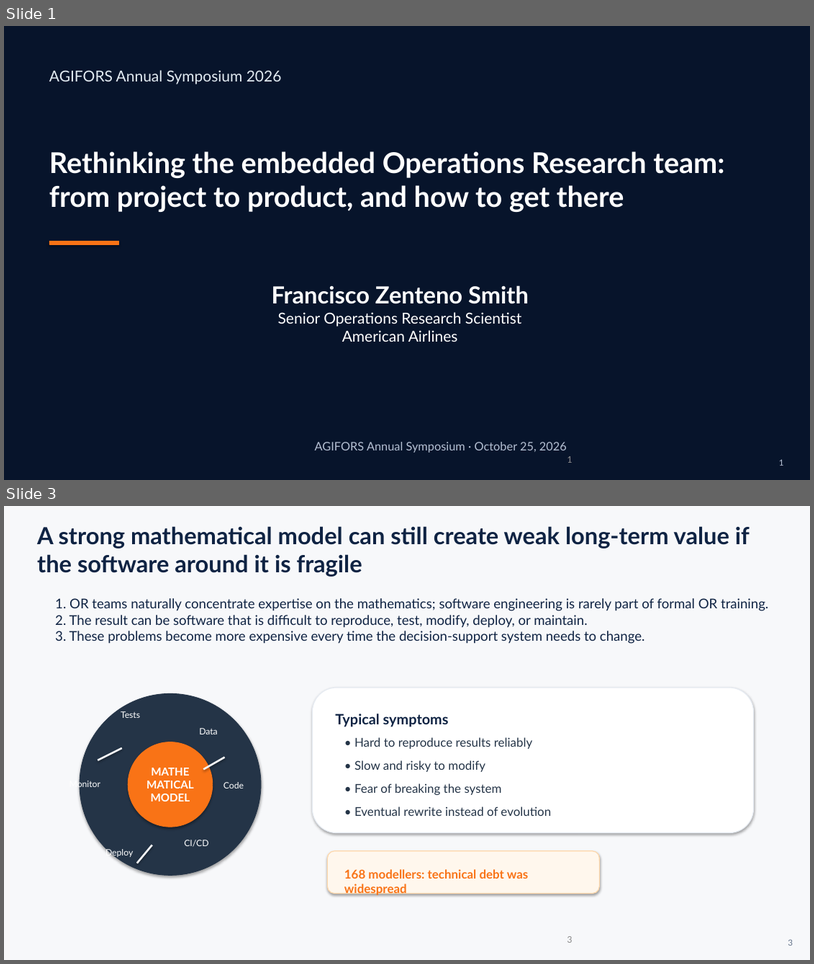
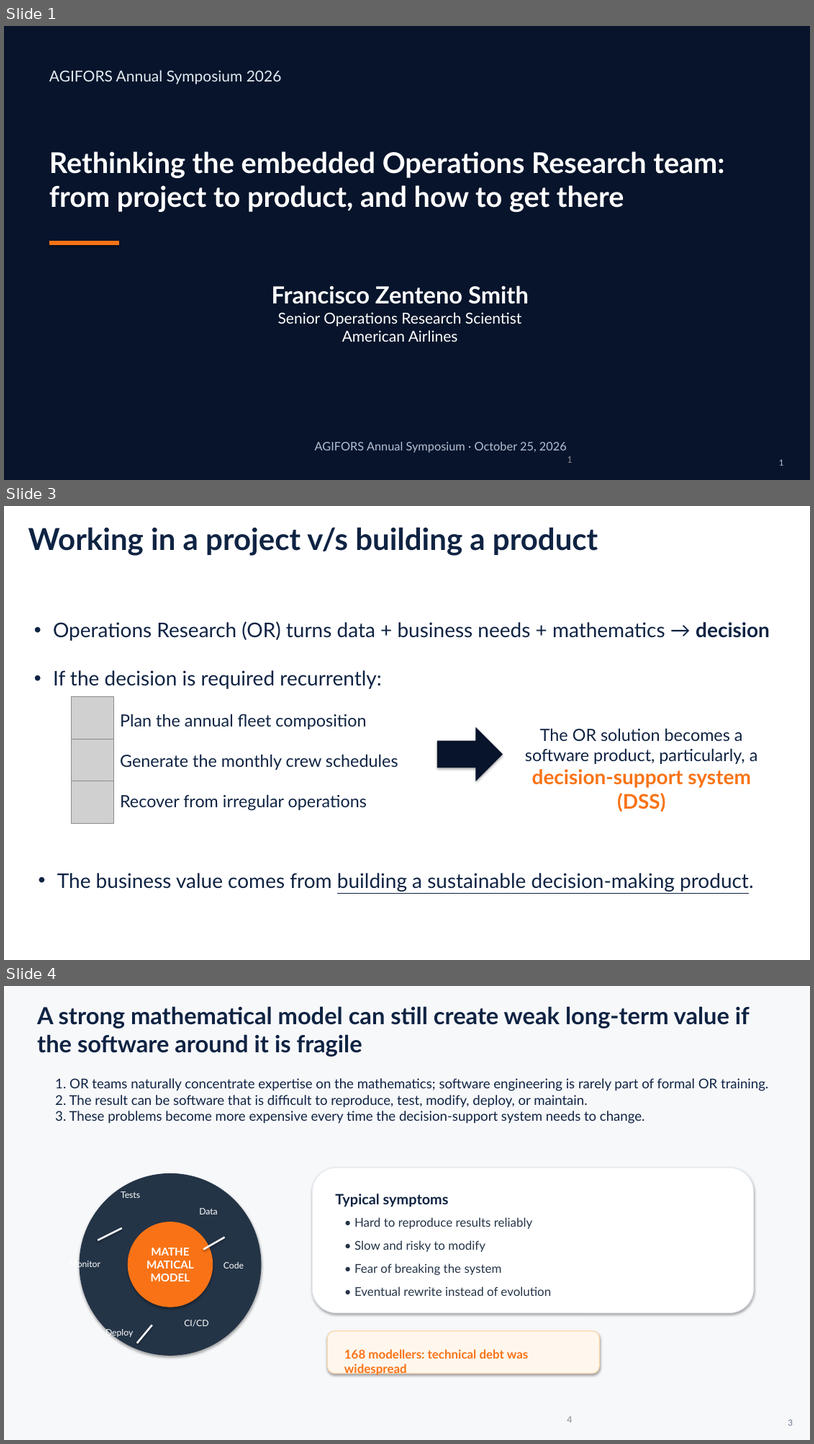
Before and after one commit to sefop/sefop-training-hub, a slide deck: workshops/2026-10-25-agifors-annual-symposium/agifors-sefop.pptx. Shown one above the other, each under a label of ours: slides 1 and 3 before the commit, slides 1, 3 and 4 after it; the slides between them are not shown. The pictures are 814x964 and 814x1444 pixels, drawn with LibreOffice and Linux fonts; fonts in the diff are those of the drawing; grey boxes stand for pictures. Boxes give left, top, right and bottom in pixels: in the first picture for what was removed or moved away, otherwise in the second. Text is boxed around its words. In the diff, an @@ line names an element or a change of style, - is before the commit and + after.

```diff
--- a/workshops/2026-10-25-agifors-annual-symposium/agifors-sefop.pptx
+++ b/workshops/2026-10-25-agifors-annual-symposium/agifors-sefop.pptx
@@ slide 3 added at <box>4,506,810,960</box>, background #FFFFFF @@
@@ text added at <box>28,527,598,556</box>, 36 pt, text #0F2343, bold @@
+Working in a project v/s building a product
@@ text added at <box>53,621,770,689</box>, 24 pt, text #0F2343 @@
+• Operations Research (OR) turns data + business needs + mathematics → decision
+• If the decision is required recurrently:
@@ picture added at <box>71,697,113,739</box> @@
@@ text added at <box>120,713,399,811</box>, 20 pt, text #0F2343 @@
+Plan the annual fleet composition
+Generate the monthly crew schedules
+Recover from irregular operations
@@ picture added at <box>71,739,113,781</box> @@
@@ right arrow added at <box>437,727,503,780</box>, fill #07142B @@
@@ text added at <box>525,728,759,812</box>, 20 pt, text #0F2343 @@
+The OR solution becomes a software product, particularly, a decision-support system (DSS)
@@ picture added at <box>71,781,113,824</box> @@
@@ text added at <box>57,872,754,891</box>, 24 pt, text #0F2343, underline @@
+• The business value comes from building a sustainable decision-making product.
@@ what was slide 3 is now slide 4 @@
@@ page number at <box>567,1416,572,1422</box>: text changed @@
-3
+4
```
Also in this commit, not shown: 1 slide changed, 1 other file.
